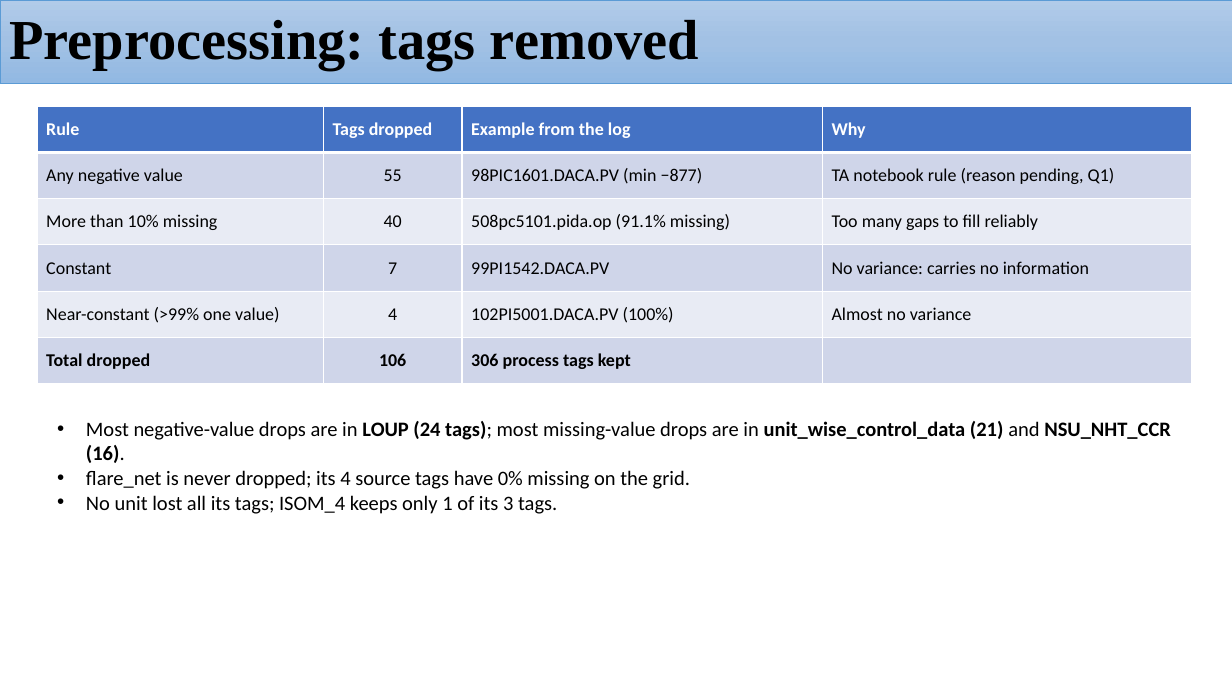
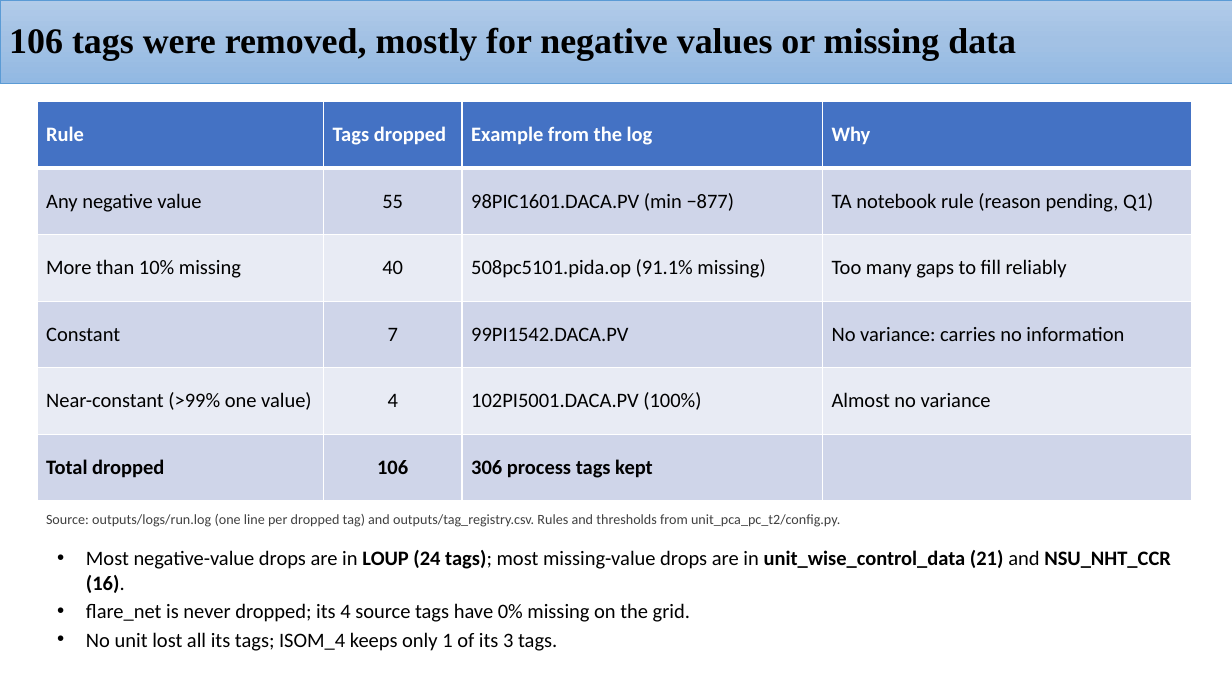
Before and after one commit to H-N-Chavda/Root-Cause-Detection, a slide deck: slide 6 of presentations/week10/HPCL Project_05112026_flare_RCA.pptx. Drawn at 1232x693 pixels with LibreOffice and Linux fonts; fonts in the diff are those of the drawing. Boxes give left, top, right and bottom in pixels: in the first picture for what was removed or moved away, otherwise in the second. Text is boxed around its words. In the diff, an @@ line names an element or a change of style, - is before the commit and + after.

```diff
--- a/presentations/week10/HPCL Project_05112026_flare_RCA.pptx
+++ b/presentations/week10/HPCL Project_05112026_flare_RCA.pptx
@@ title at [9,27,1016,60]: text changed; size 44 to 28 pt @@
-Preprocessing: tags removed
+106 tags were removed, mostly for negative values or missing data
@@ table at [37,102,1192,501] @@
@@ size 14 to 16 pt @@
@@ table: place and size @@
-table at [37,106,1192,384]
+table at [37,102,1192,501]
@@ text added at [46,514,840,527], 11 pt, text #404040 @@
+Source: outputs/logs/run.log (one line per dropped tag) and outputs/tag_registry.csv. Rules and thresholds from unit_pca_pc_t2/config.py.
@@ text "Most negative-value drops are in ...": place and size @@
-text "Most negative-value drops are in ..." at [86,421,1171,514]
+text "Most negative-value drops are in ..." at [86,550,1171,651]
@@ text "Most negative-value drops are in ..." at [86,550,1171,651]: more space between paragraphs @@
```
Also in this commit, not shown: 20 other slides changed, 2 slides added, 1 slide removed, 3 other files.
